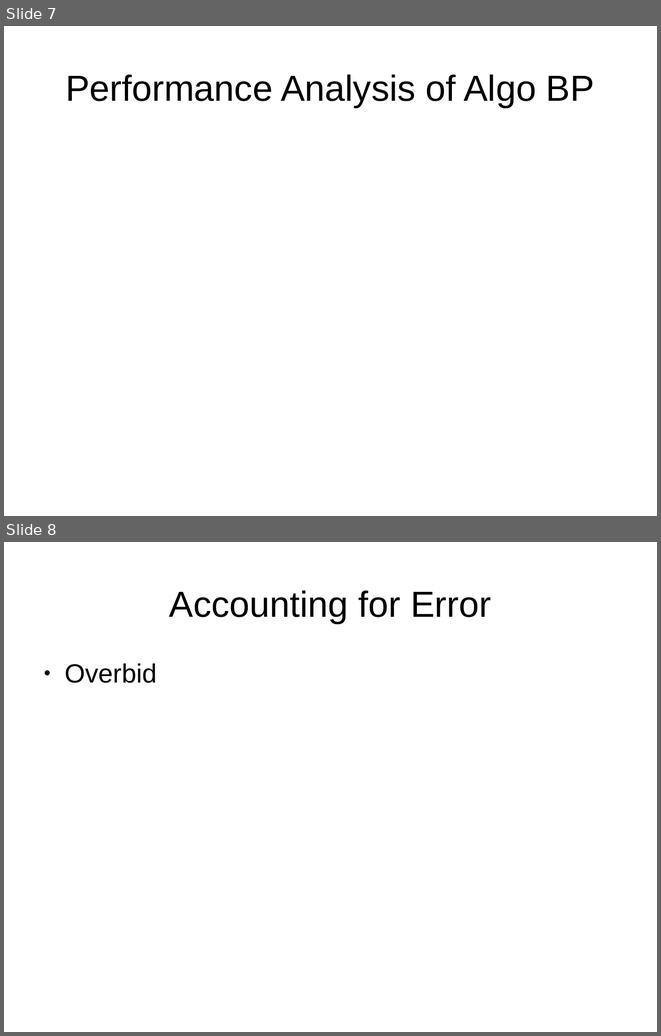
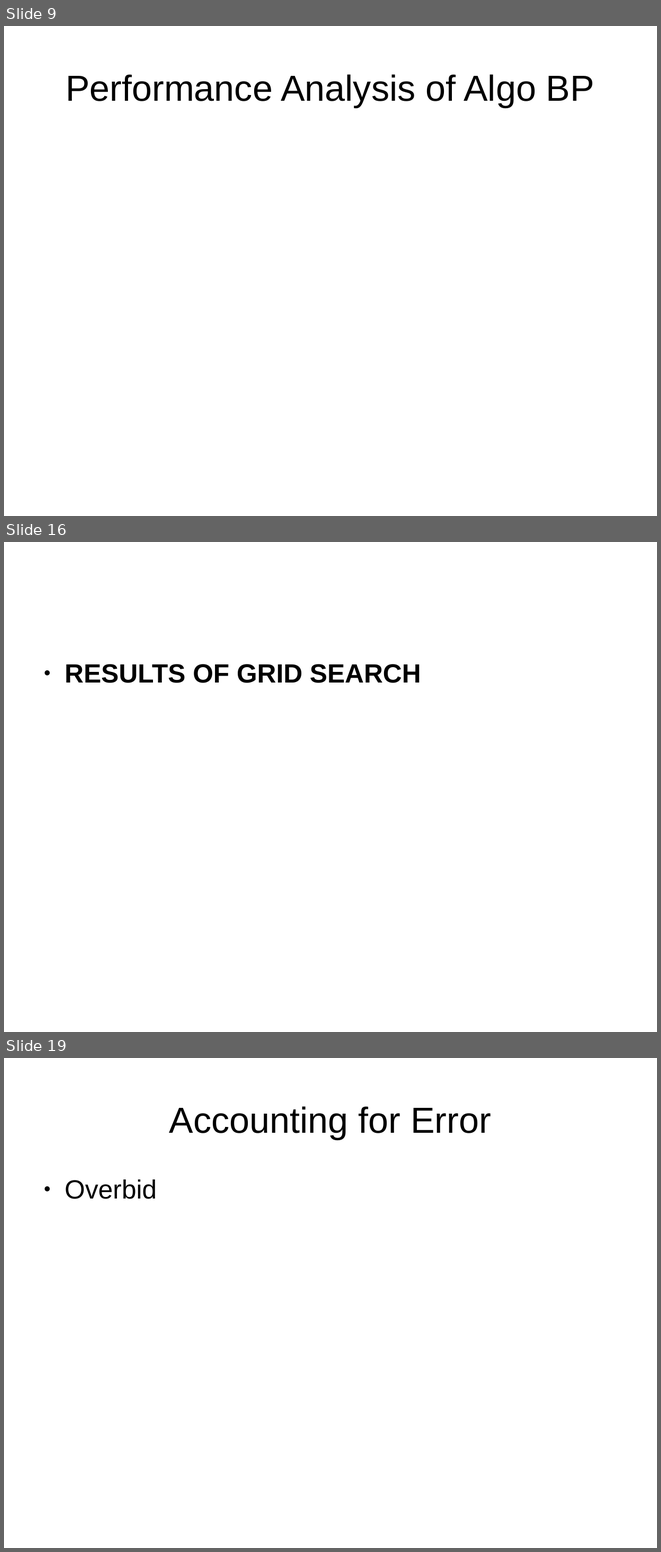
Before and after one commit to anmolmishra1997/Optimal-Bidding, a slide deck: presentation.odp. Shown one above the other, each under a label of ours: slides 7 and 8 before the commit, slides 9, 16 and 19 after it; the slides between them are not shown. The pictures are 661x1036 and 661x1552 pixels, drawn with LibreOffice and Linux fonts; fonts in the diff are those of the drawing. Boxes give left, top, right and bottom in pixels: in the first picture for what was removed or moved away, otherwise in the second. Text is boxed around its words. In the diff, an @@ line names an element or a change of style, - is before the commit and + after.

```diff
--- a/presentation.odp
+++ b/presentation.odp
@@ slide 16 added at (4, 542, 657, 1032), background #FFFFFF @@
@@ text added at (64, 664, 421, 683), 32 pt, text #000000, bold @@
+● RESULTS OF GRID SEARCH
@@ what was slide 7 is now slide 9 @@
@@ what was slide 8 is now slide 19 @@
```
Also in this commit, not shown: 4 slides changed, 10 other slides added, 28 other files.
